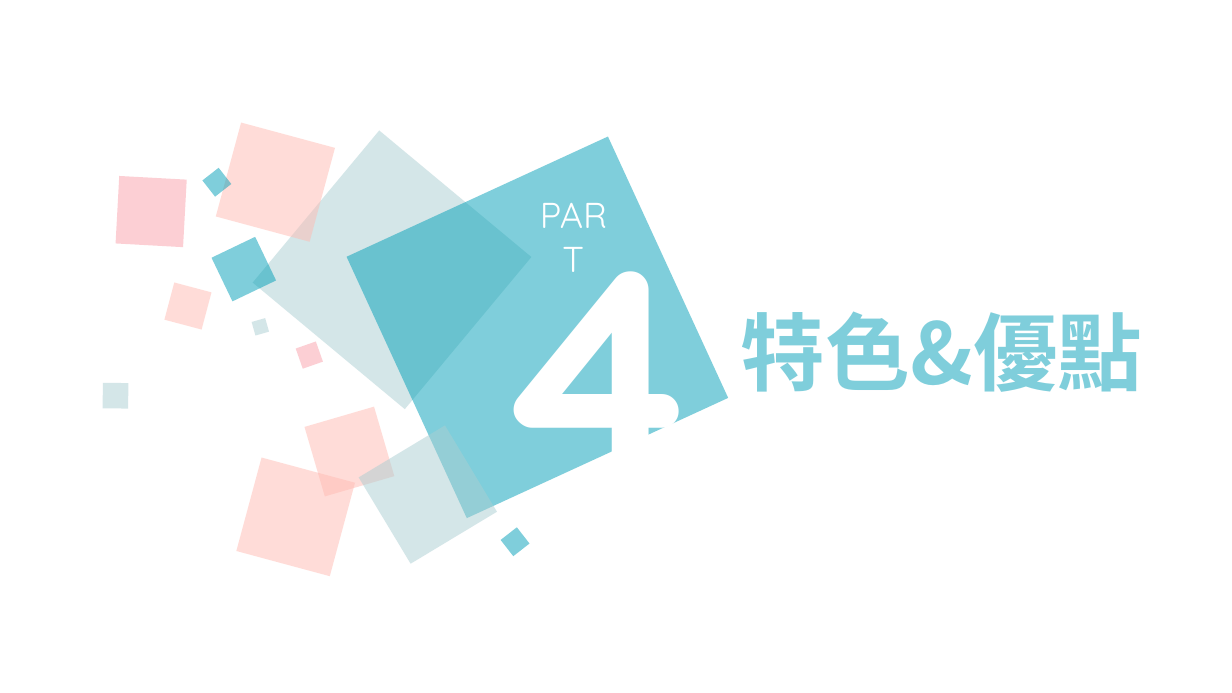
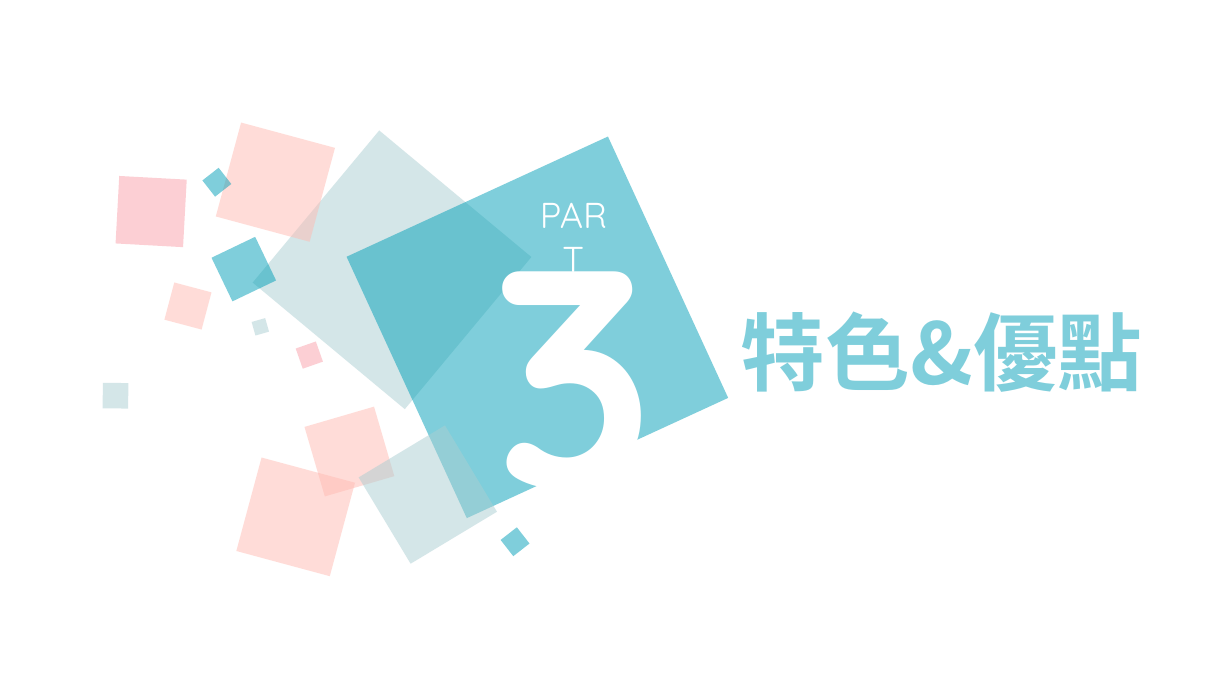
Before and after one commit to vayne1125/final_project, a slide deck: slide 8 of 餐廳砸人遊戲-00957116+00957140.pptx (slide 11 before the commit). Drawn at 1232x693 pixels with LibreOffice and Linux fonts; fonts in the diff are those of the drawing. Boxes give left, top, right and bottom in pixels: in the first picture for what was removed or moved away, otherwise in the second. Text is boxed around its words. In the diff, an @@ line names an element or a change of style, - is before the commit and + after.

```diff
--- a/餐廳砸人遊戲-00957116+00957140.pptx
+++ b/餐廳砸人遊戲-00957116+00957140.pptx
@@ text at bbox=[493, 168, 653, 564]: text changed @@
-4
+3
```
Also in this commit, not shown: 4 other slides changed, 4 slides removed.
